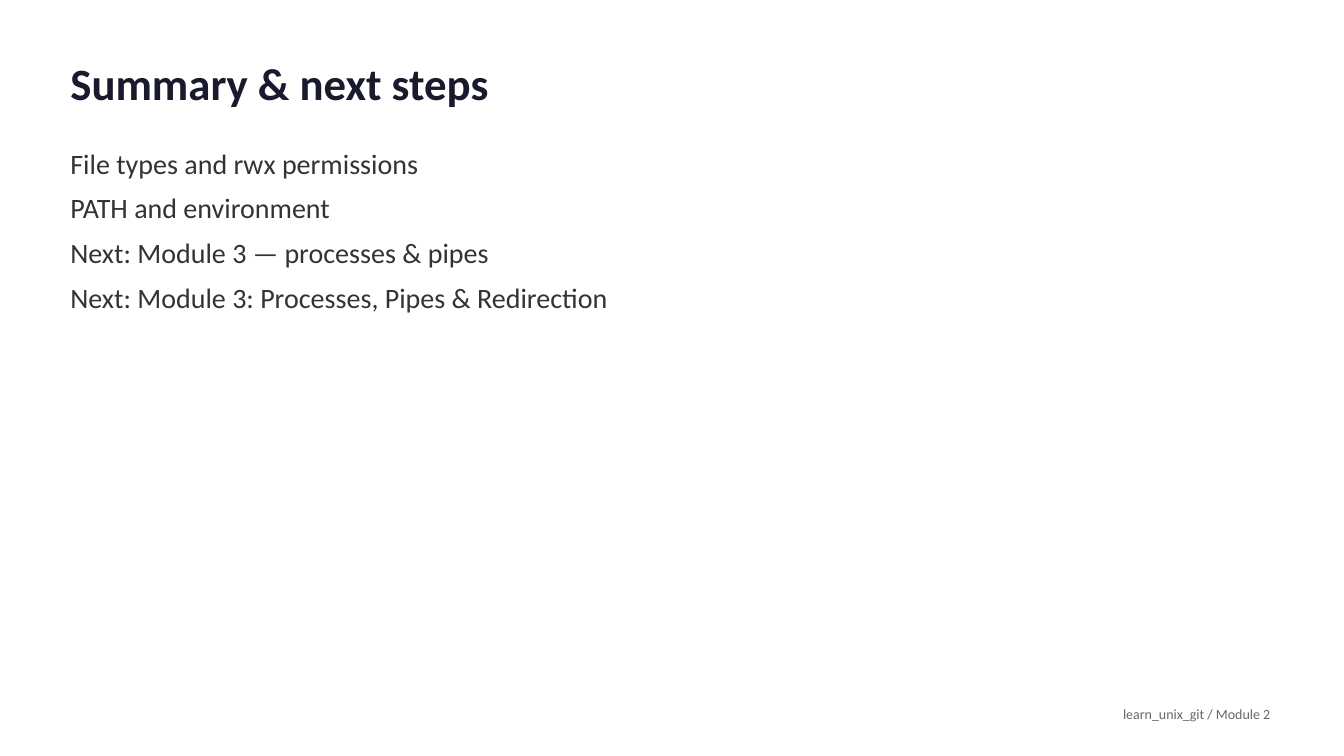
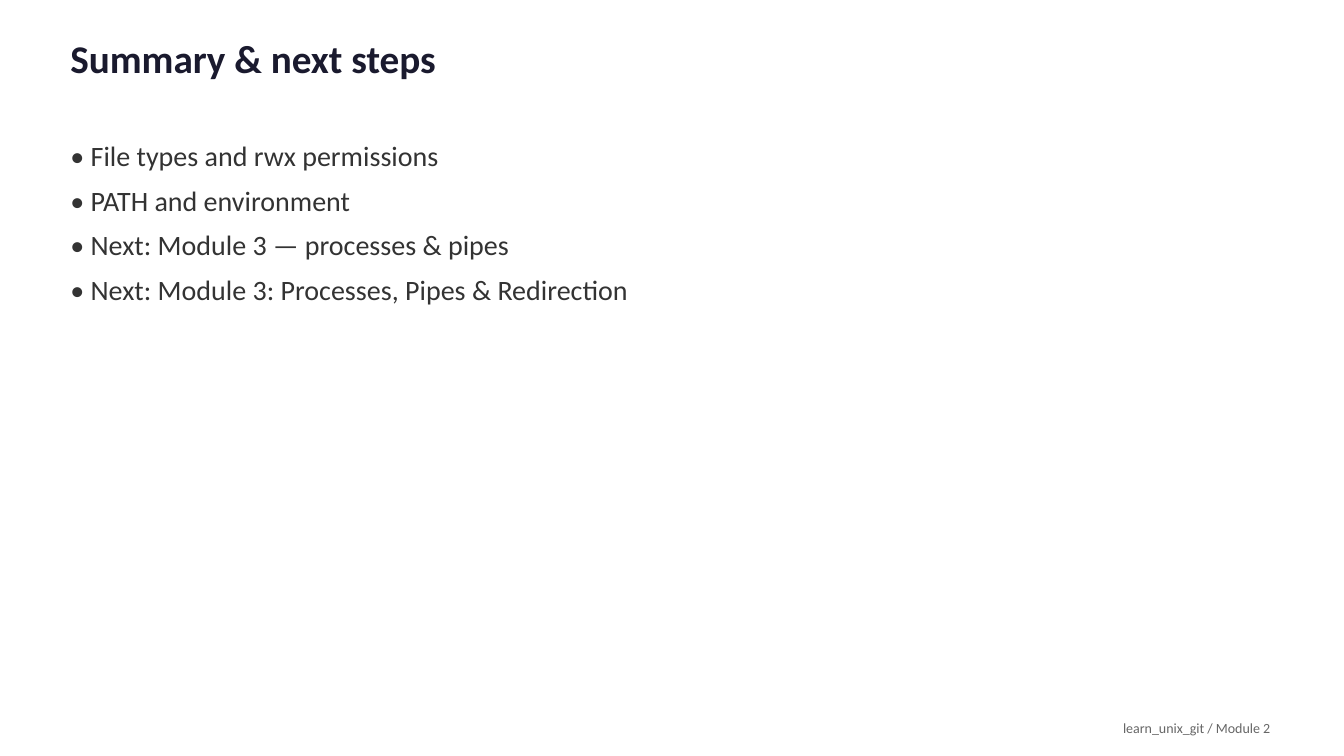
Before and after one commit to universal-verification-methodology/learn_unix_git, a slide deck: slide 14 of media/module2/slides.pptx. Drawn at 1344x756 pixels with LibreOffice and Linux fonts; fonts in the diff are those of the drawing. Boxes give left, top, right and bottom in pixels: in the first picture for what was removed or moved away, otherwise in the second. Text is boxed around its words. In the diff, an @@ line names an element or a change of style, - is before the commit and + after.

```diff
--- a/media/module2/slides.pptx
+++ b/media/module2/slides.pptx
@@ text "Summary & next steps" at (70, 47, 435, 79): size 32 to 28 pt; line spacing 1 to 22pt @@
@@ text at (91, 146, 628, 305): text changed @@
-File types and rwx permissions
-PATH and environment
-Next: Module 3 — processes & pipes
-Next: Module 3: Processes, Pipes & Redirection
+• File types and rwx permissions
+• PATH and environment
+• Next: Module 3 — processes & pipes
+• Next: Module 3: Processes, Pipes & Redirection
@@ text "learn_unix_git / Module 2" at (1123, 723, 1270, 736): line spacing 1 to 22pt @@
```
Also in this commit, not shown: 13 other slides changed, 53 other files.
